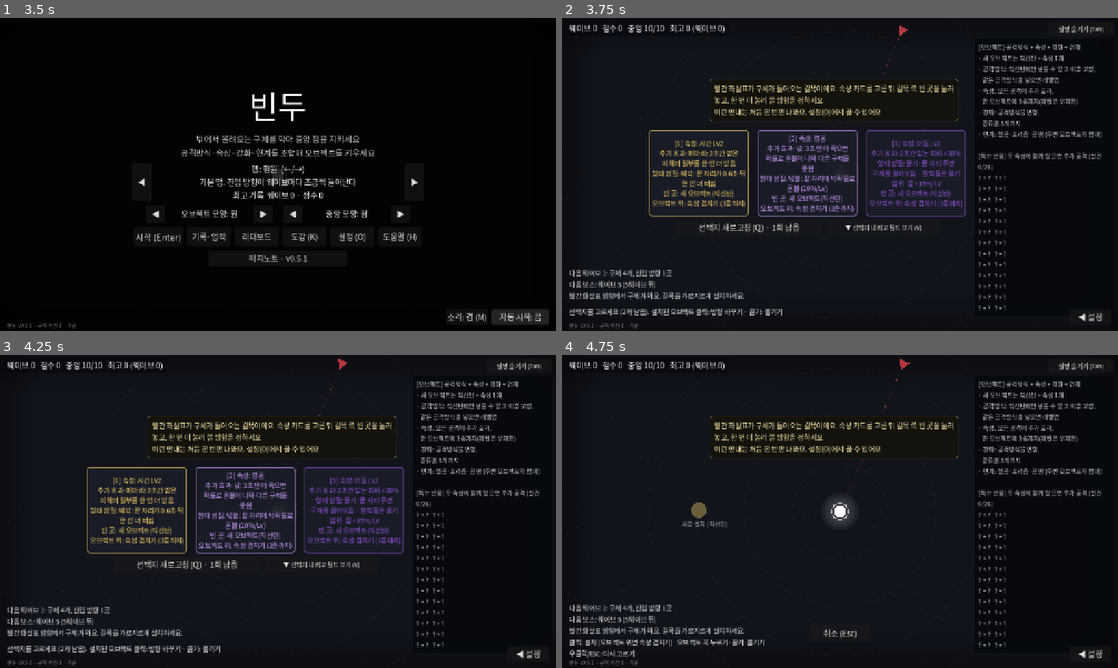
Above: before the commit, frames 1-4 (two rows, left to right).
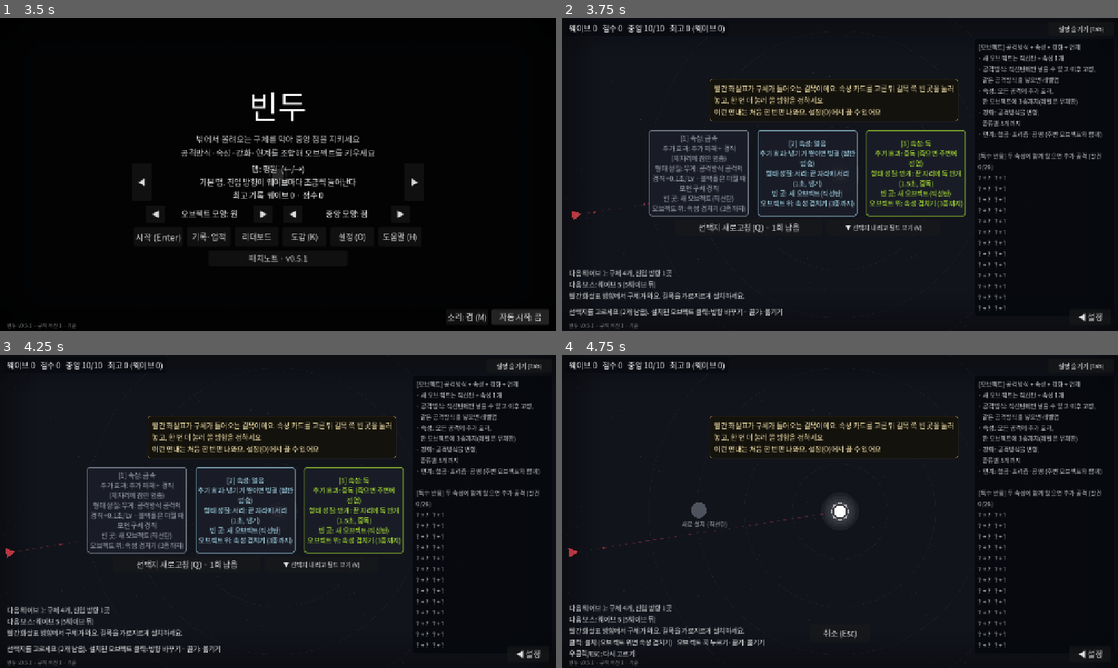
Above: after the commit, the same moments.

Repository: lenope1214/Bindu
Game: Godot game, scene res://main.tscn
The game is run twice, just before and just after one commit, with the same random seed, the same clock (stepped at 60 frames per second) and the same inputs.
Inputs (mouse positions are in pixels of both pictures, inside the frame that each line leads up to):
- Up to frame 1 (3.5 s): click "자동 시작: 끔" at 0.5 s; click "자동 시작: 켬" at 1.25 s; click "자동 시작: 끔" at 2 s; click "자동 시작: 켬" at 2.75 s
- Up to frame 2 (3.75 s): click "시작 (Enter)" at 3.5 s
- Up to frame 3 (4.25 s): no input
- Up to frame 4 (4.75 s): click (701, 511) at 4.25 s, where only the run before the commit has a clickable "[1] 속성: 시간 Lv2 추가 효과: 메아리: 2초…"

Frame 1 is identical in both runs. In frame 2, 6.0% of the frame differs, in the area x 1-73%, y 2-65%; in frame 3, 6.0%, in the area x 1-73%, y 1-65%; in frame 4, 0.2%.

Commit message:
판 기록을 5웨이브마다 서버로 보내기 (진행 중 판 한 줄 upsert, 리더보드 ▶ 진행 중, 통계 끝난 판만 필터) (다음 버전, 미배포)
Co-Authored-By: Claude Opus 5.5 <noreply@anthropic.com>
Claude-Session: https://claude.ai/code/session_012rhiBhnZt2Y6QQkq7ZXMoG

Diff:
--- a/scripts/main.gd
+++ b/scripts/main.gd
@@ -210,6 +210,7 @@
 var dps_hidden := false  # D: 표 접기
 # 온라인 (Net·Patch): 판 기록·통계
 var net: Net
+var run_id := ""  # 판 번호: 5웨이브마다 보내는 진행 기록과 끝 기록을 서버에서 한 줄로 (이어하기에 저장)
 var run_log: Array = []  # 선택지 기록 [{w, k: card|perk, o: 나온 것, p: 고른 것(새로고침이면 "")}]
 var run_game := 0.0  # 웨이브 진행 게임 시간 합
 var run_real := 0.0  # 실제로 플레이한 시간 (시작 화면·일시정지 빼고)
@@ -1017,6 +1018,7 @@
 		tutor = Meta.tutor_next and DisplayServer.get_name() != "headless"
 		tutor_given = {}
 		start_modes()
+		run_id = _new_run_id()
 	if new_round and tutor and wave + 1 >= TUTOR_OPEN.values().max() and Meta.tutor_next:
 		Meta.tutor_next = false  # 모두 열렸다: 다음 판부터는 처음부터 모두
 		_save_best()
@@ -2828,8 +2830,13 @@
 	_set_update_action(func(): OS.shell_open(url))
 
 
-## 게임 오버: 판 기록(점수·특성·선택지·마지막 구성)을 서버로. 설정에서 끄면 보내지 않는다.
-func _submit_run() -> void:
+static func _new_run_id() -> String:
+	return "%d-%06d" % [Time.get_unix_time_from_system(), randi() % 1000000]
+
+
+## 판 기록(점수·특성·선택지·지금 구성)을 서버로. 설정에서 끄면 보내지 않는다.
+## done=false: 5웨이브마다 보내는 진행 중 기록. 서버는 같은 판 번호(run)면 한 줄을 고친다.
+func _submit_run(done := true) -> void:
 	if not Net.enabled():
 		return
 	var ts := towers.get_children()
@@ -2853,7 +2860,7 @@
 		"device": Meta.device_id, "nick": Meta.nickname, "platform": Net.platform(), "game": old_run_ver if old_run_ver != "" else Net.game_version(),
 		"patch": Patch.id, "map": Meta.map_id, "rules": Meta.rules, "modes": Array(Modes.on), "wave": wave, "score": score, "kills": kills,
 		"best_combo": best_combo, "game_secs": run_game, "real_secs": run_real, "perks": perks.duplicate(),
-		"towers": list, "src": src, "log": run_log,
+		"towers": list, "src": src, "log": run_log, "run": run_id, "ended": done,
 	})
 
 
@@ -2940,7 +2947,7 @@
 		var shown_me := false
 		for e in d.get("entries", []):
 			shown_me = shown_me or e.get("me", false)
-			lines.append("  %d. %s   웨이브 %d · 점수 %s%s" % [int(e["rank"]), e["nick"], int(e["wave"]), num(int(e["score"])), "   ◀ 나" if e.get("me", false) else ""])
+			lines.append("  %d. %s   웨이브 %d · 점수 %s%s" % [int(e["rank"]), e["nick"], int(e["wave"]), num(int(e["score"])), ("   ◀ 나" if e.get("me", false) else "") + ("   ▶ 진행 중" if not e.get("ended", true) else "")])
 		if lines.is_empty():
 			lines.append("  아직 기록이 없어요")
 		var me: Variant = d.get("me")
@@ -3312,7 +3319,7 @@
 		"lanes": Array(lanes), "wave_resist": wave_resist, "boss": boss_plan, "achievements": new_achievements,
 		"state": "perk" if perk_mode else ("ready" if phase == Phase.READY else "choose"),
 		"offer": offer, "perk_offer": perk_offer.map(func(pk): return pk["id"]), "towers": list,
-		"log": run_log, "game_secs": run_game, "real_secs": run_real,
+		"log": run_log, "game_secs": run_game, "real_secs": run_real, "run_id": run_id,
 		"tutor": tutor, "tutor_given": tutor_given.keys(),
 	}
 	var cfg := ConfigFile.new()
@@ -3428,6 +3435,9 @@
 	run_log = (g.call("log", []) as Array).filter(func(e): return e is Dictionary)
 	run_game = maxf(0.0, g.call("game_secs", 0.0))
 	run_real = maxf(0.0, g.call("real_secs", 0.0))
+	run_id = str(g.call("run_id", ""))
+	if run_id == "":
+		run_id = _new_run_id()  # 판 번호가 없던 예전 저장
 	tutor = g.call("tutor", false)
 	tutor_given = {}
 	for k in g.call("tutor_given", []):
@@ -4152,6 +4162,7 @@
 		if perks.has("regen"):
 			core_hp = mini(core_hp + perks["regen"] * int(_perk_val("regen")), core_max)
 		if wave % 5 == 0:
+			_submit_run(false)  # 5웨이브마다 진행 중 기록 (중간에 꺼도 서버에 남게)
 			_start_perk()
 		else:
 			_start_choose()
--- a/scripts/net.gd
+++ b/scripts/net.gd
@@ -142,17 +142,29 @@
 		elif not p.get("same", false):
 			Patch.accept(str(p.get("payload", "")), str(p.get("sig", "")))
 	booted.emit(info)
-
-
-## 판이 끝나면: 기록을 보낼 목록에 넣고 보낸다.
+	if snap_ok():
+		flush()  # 서버가 진행 중 기록을 받는다는 걸 알았으니 쌓아 둔 진행 기록도
+
+
+## 서버가 진행 중 판 기록(5웨이브마다)을 한 줄로 고칠 수 있는지. 모르는(예전) 서버에 보내면 판 하나가 여러 줄이 된다.
+static func snap_ok() -> bool:
+	return info.get("snap", false) == true
+
+
+## 판 기록을 보낼 목록에 넣고 보낸다. 같은 판(run)의 이전 기록은 빼고 최신 것만 남긴다.
+## 진행 중 기록(ended=false)은 응답을 알리지 않는다 (게임 오버 순위 표시는 끝 기록만).
 func submit(record: Dictionary) -> void:
 	if not enabled():
 		return
 	record["local"] = "%d-%d" % [Time.get_unix_time_from_system(), randi() % 100000]
+	var run := str(record.get("run", ""))
 	var box := _load_outbox()
+	if run != "":
+		box = box.filter(func(x): return str(x.get("run", "")) != run)
 	box.append(record)
 	_save_outbox(box.slice(-OUTBOX_MAX))
-	watch = record["local"]
+	if record.get("ended", true):
+		watch = record["local"]
 	flush()
 
 
@@ -162,7 +174,8 @@
 		return
 	sending = true
 	while true:
-		var box := _load_outbox()
+		# 진행 중 기록은 서버가 받는다고 알려 준 뒤에만 (그 전엔 끝 기록이 와서 바꿔 끼울 때까지 둔다)
+		var box := _load_outbox().filter(func(x): return x.get("ended", true) or snap_ok())
 		if box.is_empty():
 			break
 		var rec: Dictionary = box[0]
Not shown, changed: CHANGELOG.md
Not shown, changed: server/README.md
Not shown, changed: server/app/admin.html
Not shown, changed: server/app/db.py
Not shown, changed: server/app/main.py
Not shown, changed: server/app/stats.py
Not shown, changed: server/tests/test_api.py
